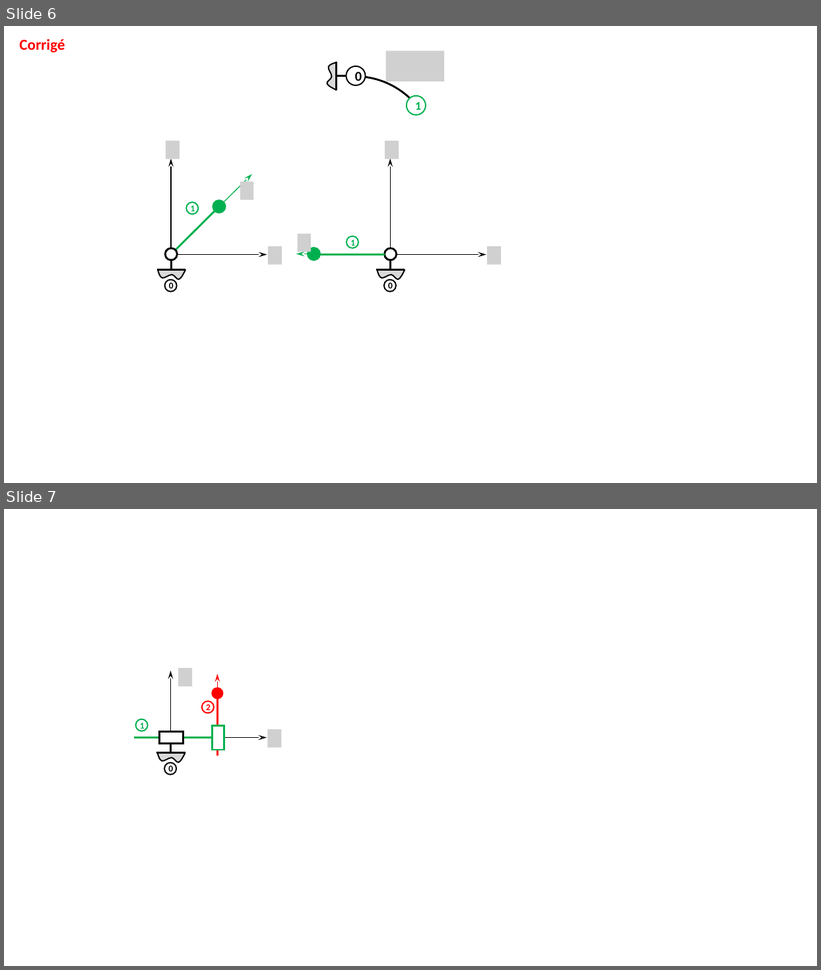
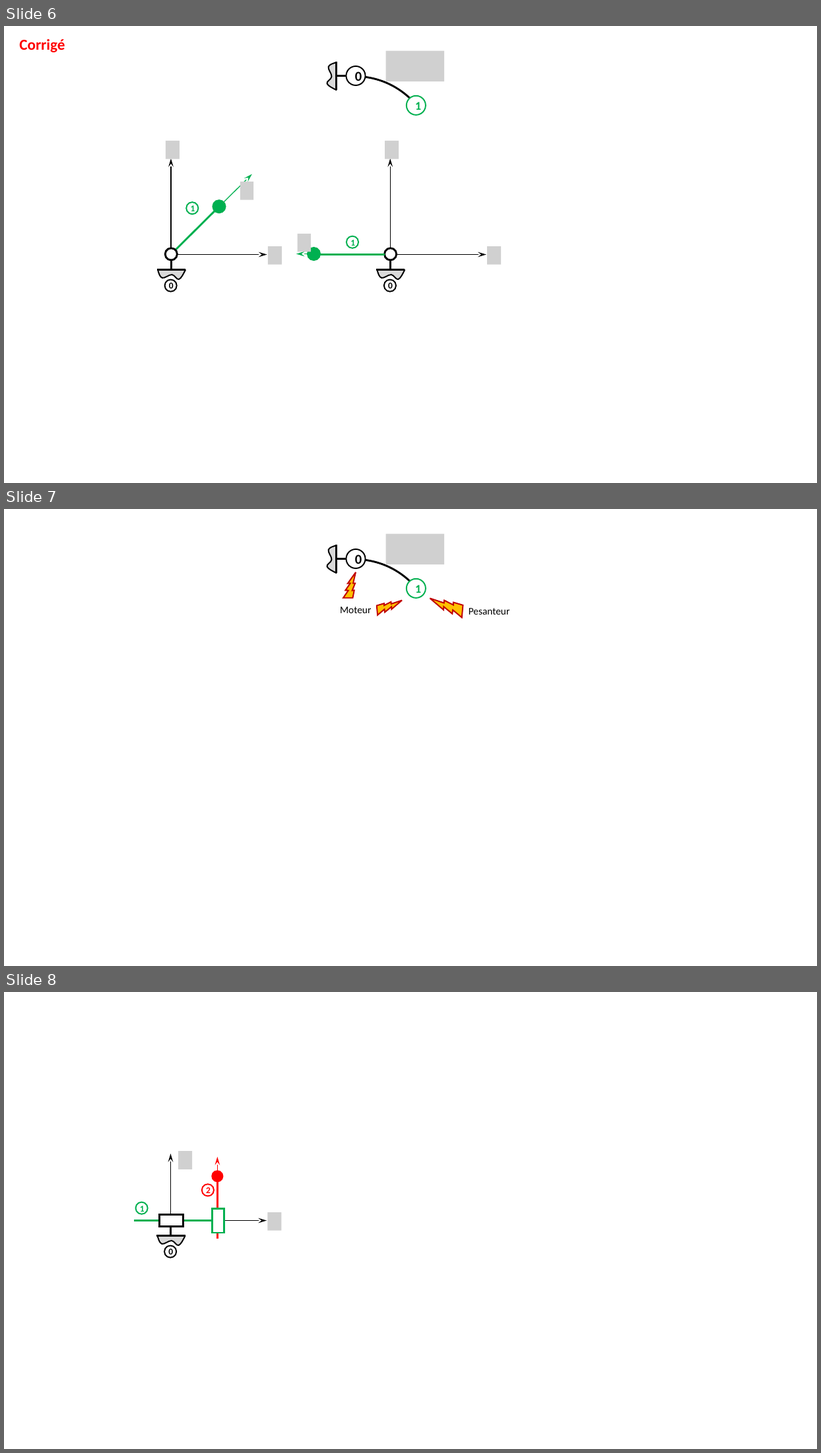
Before and after one commit to xpessoles/ExercicesCompetences, a slide deck: MecanismesDeBase/Figures.pptx. Shown one above the other, each under a label of ours: slides 6 and 7 before the commit, slides 6, 7 and 8 after it. The pictures are 821x970 and 821x1453 pixels, drawn with LibreOffice and Linux fonts; fonts in the diff are those of the drawing; grey boxes stand for pictures; background and template pictures are left out. Boxes give left, top, right and bottom in pixels: in the first picture for what was removed or moved away, otherwise in the second. Text is boxed around its words. In the diff, an @@ line names an element or a change of style, - is before the commit and + after.

```diff
--- a/MecanismesDeBase/Figures.pptx
+++ b/MecanismesDeBase/Figures.pptx
@@ slide 7 added at (4,509,817,966), background #FFFFFF @@
@@ picture added at (386,534,444,564) @@
@@ group added at (275,545,435,720): 2 lines, 2 ellipses, 1 arc (boxed as its full ellipse), 1 freeform shape @@
+1
+0
@@ lightning bolt added at (336,572,365,601), fill #FFC000, outline #C00000 1.5 pt @@
@@ text added at (340,607,371,613), 12 pt, text #000000 @@
+Moteur
@@ lightning bolt added at (374,593,403,621), fill #FFC000, outline #C00000 1.5 pt @@
@@ lightning bolt added at (430,589,467,625), fill #FFC000, outline #C00000 1.5 pt @@
@@ text added at (469,608,510,615), 12 pt, text #000000 @@
+Pesanteur
@@ what was slide 7 is now slide 8 @@
```
Also in this commit, not shown: 1 other slide added.
